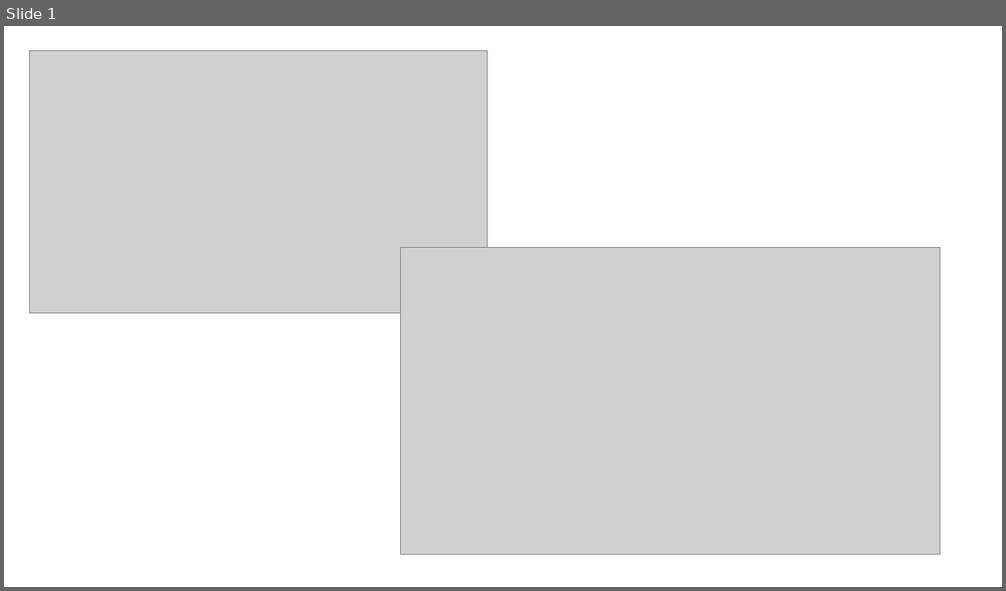
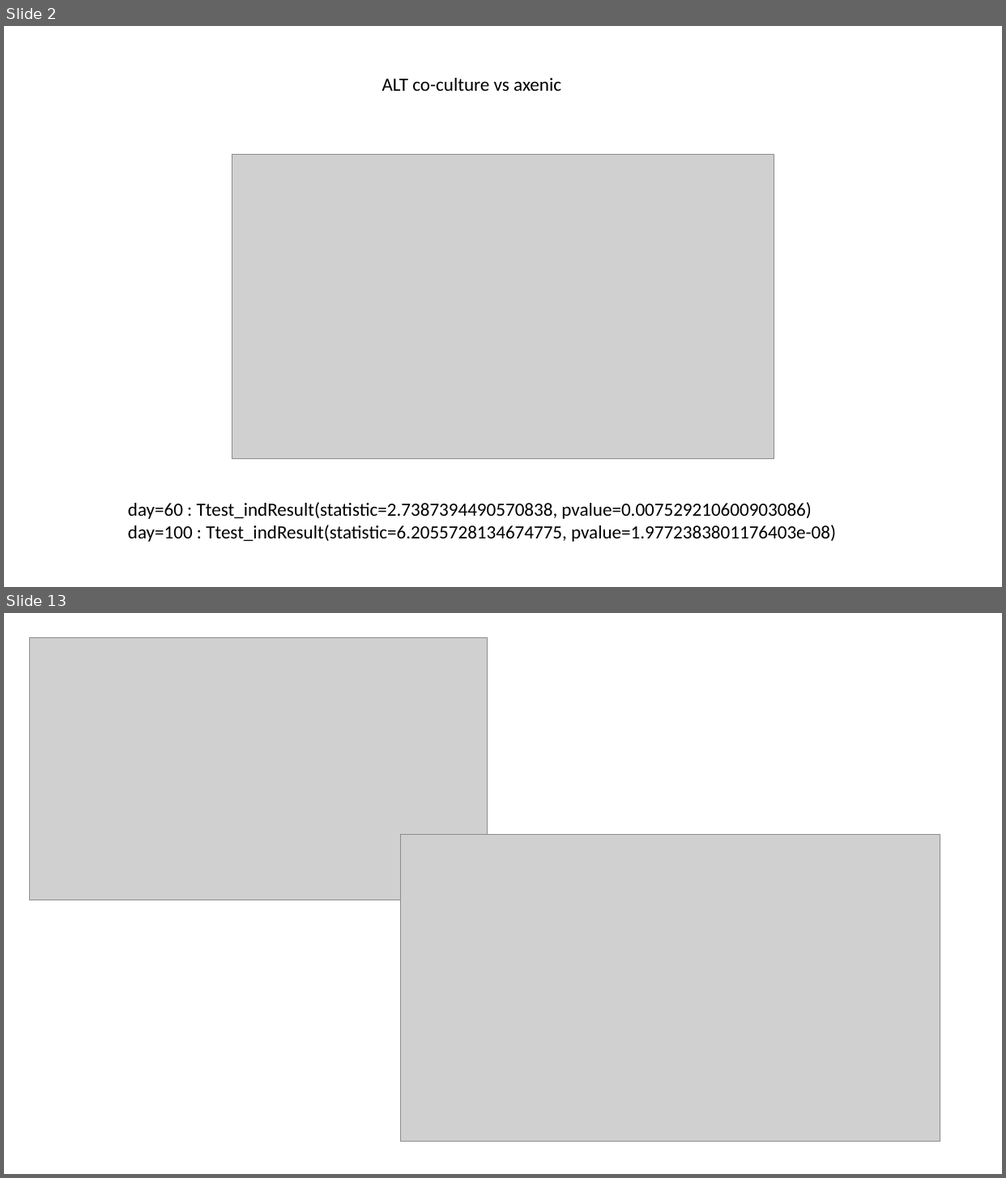
Before and after one commit to wosnat/ccpa, a slide deck: ccpa pro vs fl and capacity.pptx. Shown one above the other, each under a label of ours: slide 1 before the commit, slides 2 and 13 after it; the slides between them are not shown. The pictures are 1006x591 and 1006x1178 pixels, drawn with LibreOffice and Linux fonts; fonts in the diff are those of the drawing; grey boxes stand for pictures. Boxes give left, top, right and bottom in pixels: in the first picture for what was removed or moved away, otherwise in the second. Text is boxed around its words. In the diff, an @@ line names an element or a change of style, - is before the commit and + after.

```diff
--- a/ccpa pro vs fl and capacity.pptx
+++ b/ccpa pro vs fl and capacity.pptx
@@ slide 2 added at [4,26,1002,587], background #FFFFFF @@
@@ text added at [382,78,561,91], 18 pt, text #000000 @@
+ALT co-culture vs axenic
@@ picture added at [232,155,774,459] @@
@@ text added at [128,502,836,542], 18 pt, text #000000 @@
+day=60 : Ttest_indResult(statistic=2.7387394490570838, pvalue=0.007529210600903086)
+day=100 : Ttest_indResult(statistic=6.2055728134674775, pvalue=1.9772383801176403e-08)
@@ what was slide 1 is now slide 13 @@
```
Also in this commit, not shown: 11 other slides added, 1 slide removed, 5 other files.
